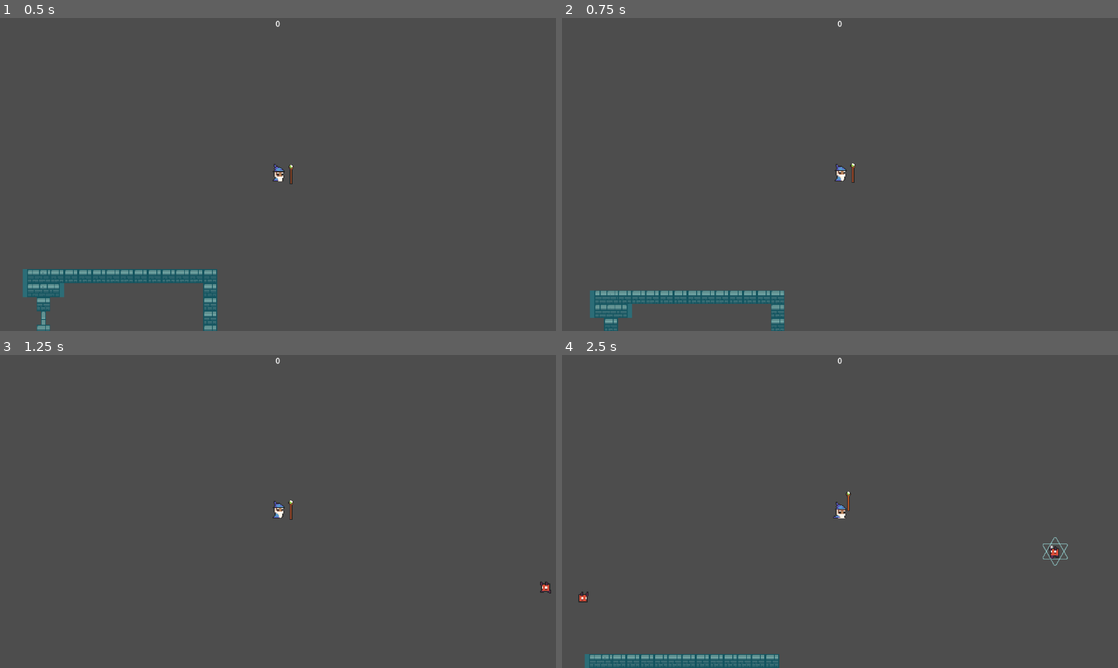
Above: before the commit, frames 1-4 (two rows, left to right).
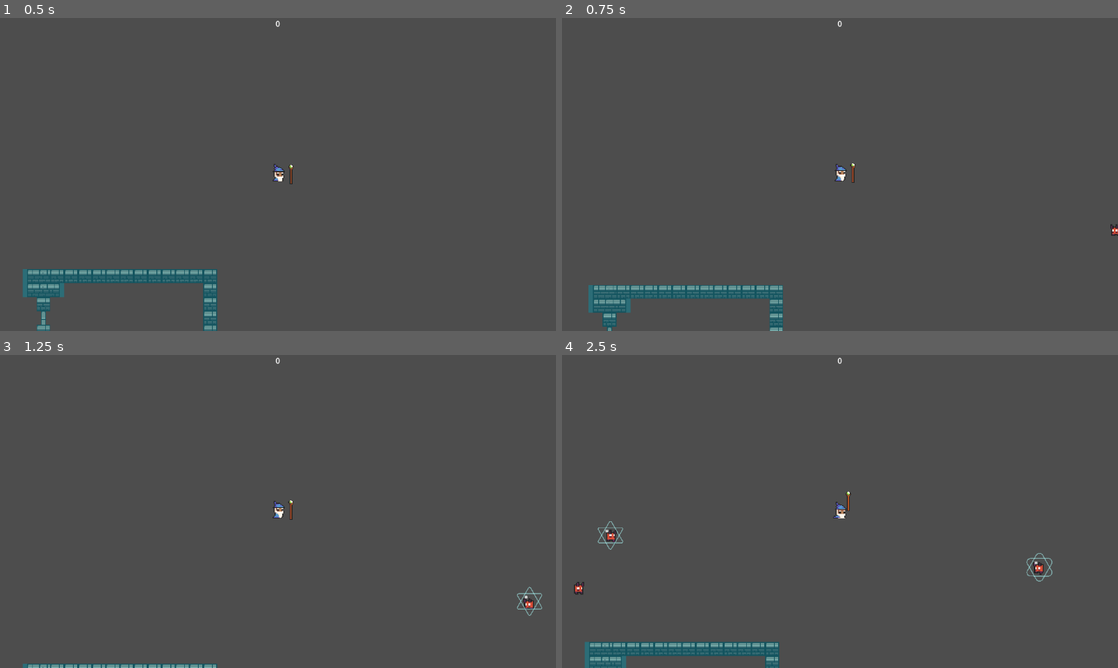
Above: after the commit, the same moments.

Repository: GianiStatie/GGJ-2025
Game: Godot game, scene res://main.tscn
The game is run twice, just before and just after one commit, with the same random seed, the same clock (stepped at 60 frames per second) and the same inputs. The engine's default icon, where the game draws it, is replaced by a stand-in: a white triangle on a blue panel in a dark square.
Inputs (mouse positions are in pixels of both pictures, inside the frame that each line leads up to):
- Up to frame 1 (0.5 s): no input
- Up to frame 2 (0.75 s): tap Enter (ui_accept) at 0.5 s; move the mouse to (962, 158) at 0.52 s; hold W (up) from 0.53 s (still down); tap A (a) at 0.6 s
- Up to frame 3 (1.25 s): keep holding W (up); tap Enter (ui_accept) at 0.77 s; tap D (d) at 0.8 s
- Up to frame 4 (2.5 s): move the mouse to (728, 527) at 1.27 s; release W (up) at 1.28 s; hold S (down) 1.28-2.03 s; tap D (d) at 1.35, 2.3 s; tap Enter (ui_accept) at 1.52 s; tap A (a) at 1.55, 2.1 s; move the mouse to (895, 442) at 2.02 s; hold W (up) from 2.03 s (still down)

Frame 1 is identical in both runs. In frame 2, 2.2% of the frame differs, in the area x 4-100%, y 46-100%; in frame 3, 0.7%; in frame 4, 3.2%, in the area x 2-91%, y 43-100%.

Commit message:
balance movement and enemy spanws

Diff:
--- a/enemies/spawner.tscn
+++ b/enemies/spawner.tscn
@@ -6,6 +6,7 @@
 script = ExtResource("1_6e78v")
 
 [node name="EnemyTimer" type="Timer" parent="."]
+wait_time = 0.7
 autostart = true
 
 [node name="EnemyMoveTimer" type="Timer" parent="."]
--- a/player/attacks/attack_1.gd
+++ b/player/attacks/attack_1.gd
@@ -8,7 +8,7 @@
 
 func trigger(target):
 	self.look_at(target)
-	self.apply_impulse(Vector2(target-self.global_position).normalized()*400)
+	self.apply_impulse(Vector2(target-self.global_position).normalized()*200)
 
 # Called every frame. 'delta' is the elapsed time since the previous frame.
 func _process(delta: float) -> void:
--- a/player/player.gd
+++ b/player/player.gd
@@ -2,7 +2,7 @@
 
 var scene = load("res://menu/end.tscn")
 
-var speed = 8000
+var speed = 6000
 var aim_range=15
 var max_health: float = 100
 var health: float = max_health : set = _on_health_changed
